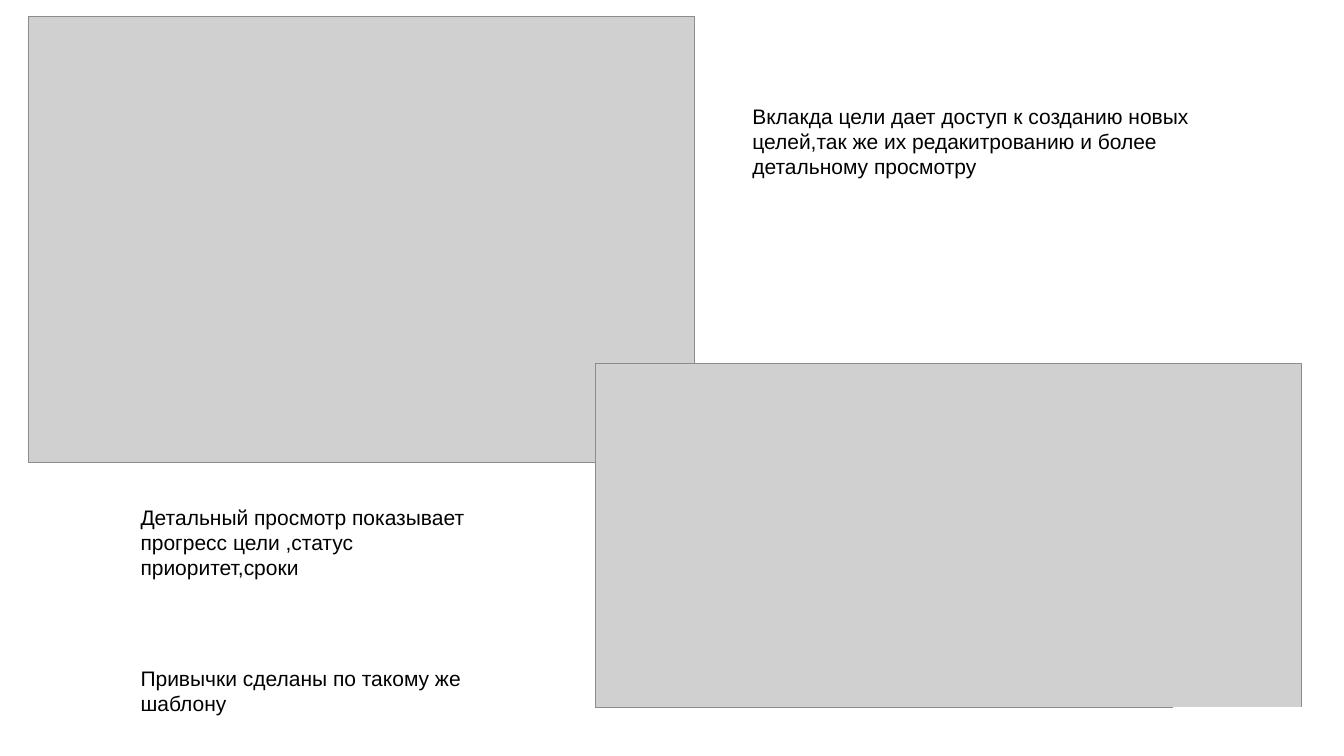
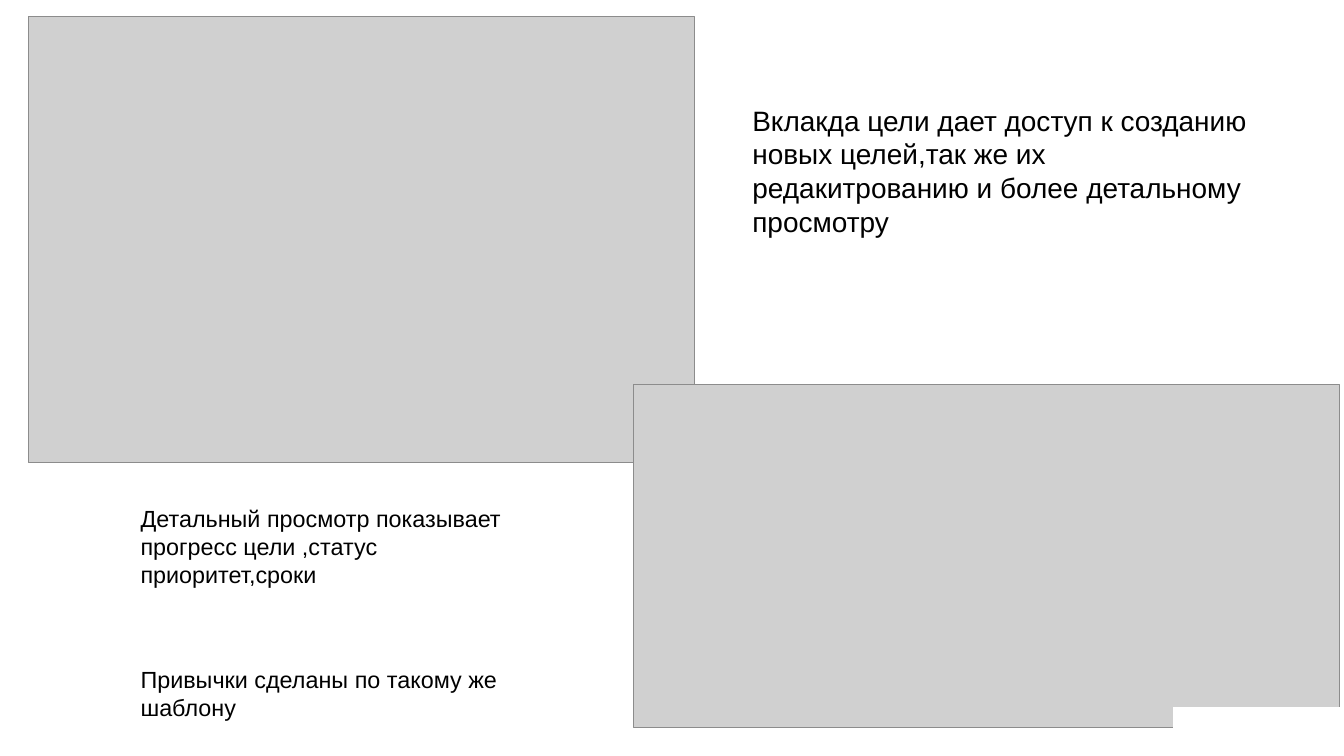
Before and after one commit to dasha2005nastya2006-ai/subd-kursach-414, a slide deck: slide 7 of Tebenkov/Tebenkov.pptx. Drawn at 1344x756 pixels with LibreOffice and Linux fonts; fonts in the diff are those of the drawing; grey boxes stand for pictures; background and template pictures are left out. Boxes give left, top, right and bottom in pixels: in the first picture for what was removed or moved away, otherwise in the second. Text is boxed around its words. In the diff, an @@ line names an element or a change of style, - is before the commit and + after.

```diff
--- a/Tebenkov/Tebenkov.pptx
+++ b/Tebenkov/Tebenkov.pptx
@@ text "Вклакда цели дает доступ к ..." at (x1=752, y1=111, x2=1247, y2=237): size 18 to 24 pt @@
@@ picture moved from (x1=596, y1=364, x2=1301, y2=707) to (x1=633, y1=384, x2=1339, y2=727) @@
@@ text "Детальный просмотр показывает прогресс цели ..." at (x1=141, y1=509, x2=501, y2=588): size 18 to 20 pt @@
@@ text "Привычки сделаны по такому же ..." at (x1=141, y1=672, x2=497, y2=721): size 18 to 20 pt @@
```
Also in this commit, not shown: 8 other slides changed.
